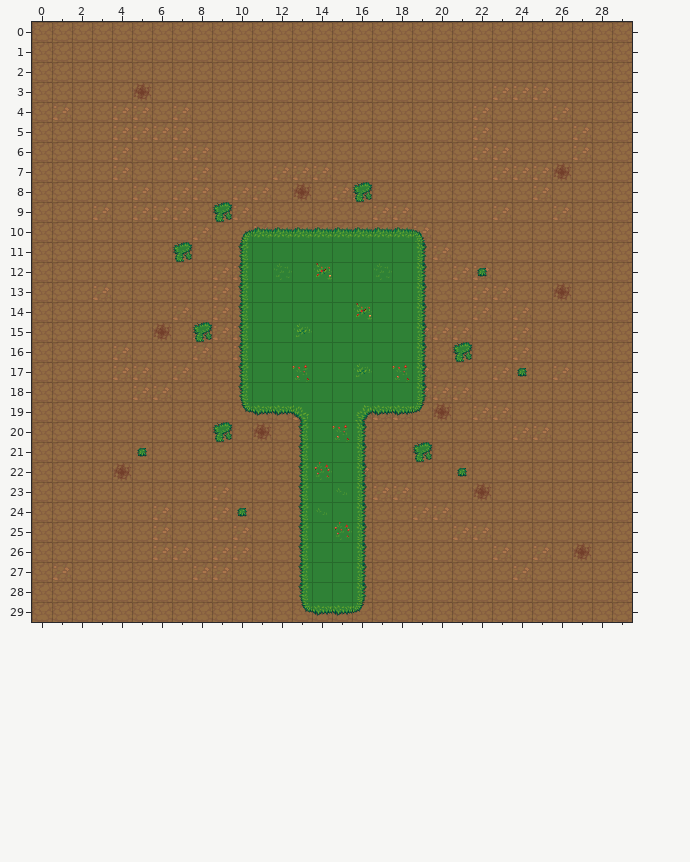
Tiled map: mystery/assets/maps/example.tmx. Above is the file before it was changed.
Cells are 32x32 px. Shown: x 0..29, y 0..29.
After:
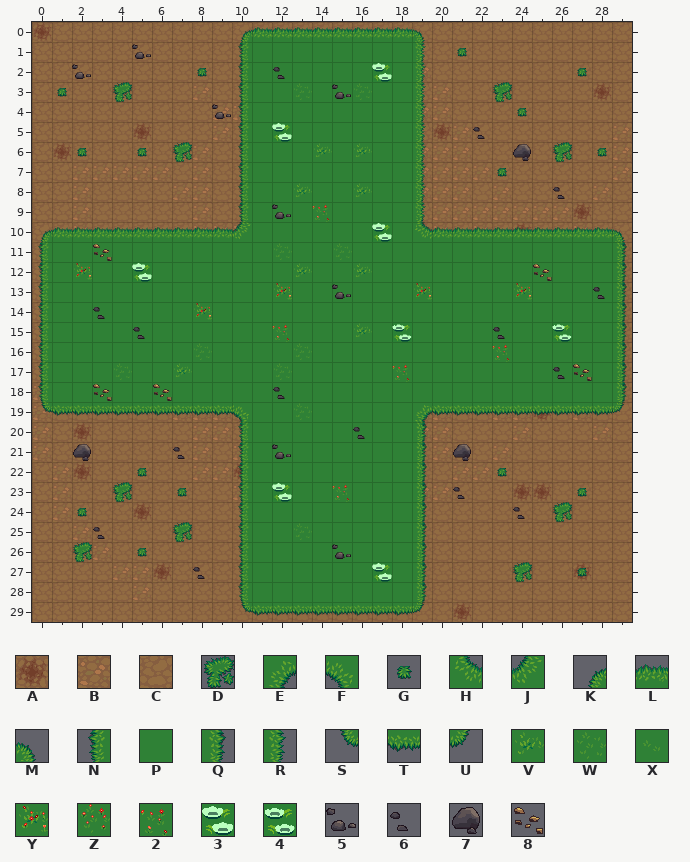
Key: from "terrain": A 163, B 164, C 165, D 192, E 193, F 194, G 224, H 225, J 226, K 256, L 257, M 258, N 288, P 289, Q 290, R 293, S 320, T 321, U 322, V 352, W 353, X 354, Y 355, Z 356, 2 357, 3 361, 4 362, 5 541, 6 542, 7 575, 8 605.
_ is an empty cell, # one hidden under a higher layer.
Tiles of an added or newly shown layer are drawn over the layers below it.
Diff:
Layer "back_0":
y 0: x 0 C -> A
y 1: x 15..17 CCC -> ###
y 2: x 14 C -> #; x 16..19 CCCC -> ###B
y 3: x 5 A -> C; x 8 C -> B; x 12 C -> #; x 14 C -> #; x 17..18 CC -> ##; x 20 C -> B; x 23..25 BBB -> CCC; x 28 C -> A
y 4: x 1 B -> C; x 4..5 BB -> CC; x 7 B -> C; x 9..11 CCC -> BB#; x 13..16 CCCC -> ####; x 19..20 CC -> BB; x 22 B -> C; x 26 B -> C
y 5: x 4..7 BBBB -> CACC; x 9 C -> B; x 11 C -> #; x 14 C -> #; x 16..18 CCC -> ###; x 20..22 CCB -> ABC; x 27 B -> C; x 29 C -> B
y 6: x 1 C -> A; x 4 B -> C; x 7 B -> C; x 12 C -> #; x 14 C -> #; x 16..23 CCCCCCBB -> ###BBBCC; x 27 B -> C; x 29 C -> B
y 7: x 2..3 CC -> BB; x 5..6 CC -> BB; x 12 B -> #; x 15..17 CCC -> ###; x 19..26 CCCCBBBA -> BBBBCCCC; x 29 C -> B
y 8: x 2 C -> B; x 5 B -> C; x 10..11 BB -> C#; x 13 A -> #; x 19..21 CCC -> BBB; x 23 C -> B; x 25 B -> C; x 28 C -> B
y 9: x 2..3 CB -> BC; x 5..8 BBBC -> CCCB; x 10..16 BCCCCCC -> C######; x 18 B -> #; x 20..22 CCC -> BBB; x 24..25 CC -> BB; x 27 C -> A
y 10: x 2 C -> B; x 9..10 CC -> BB; x 12 C -> #; x 15..18 CCCC -> ####; x 20 C -> B; x 22 C -> B; x 24 C -> A; x 27 C -> B
y 11: x 2 C -> #; x 8..9 CC -> ##; x 19..23 CBCCC -> #####; x 25 C -> #; x 27 C -> #
y 12: x 1 C -> #; x 3 C -> #; x 7 C -> #; x 19..20 CC -> ##; x 23 C -> #; x 25 C -> #; x 27..28 CC -> ##
y 13: x 10 C -> #; x 19..21 CCC -> ###; x 23..26 BCCA -> ####; x 28 C -> #
y 14: x 4 C -> #; x 7 B -> #; x 10 C -> #; x 22 B -> #; x 26 C -> #; x 28 C -> #
y 15: x 5..6 CA -> ##; x 8..9 BB -> ##; x 20..21 BB -> ##; x 25..28 CCCC -> ####
y 16: x 4..5 BC -> ##; x 8..9 BC -> ##; x 19..20 CC -> ##; x 23 C -> #; x 25..26 CC -> ##; x 28 C -> #
y 17: x 1..3 CCC -> ###; x 6 C -> #; x 8..10 CCC -> ###; x 19..20 BC -> ##; x 23..24 BC -> ##; x 26..27 BC -> ##
y 18: x 0 C -> B; x 5 B -> #; x 7..10 CCCC -> ####; x 19 B -> #; x 22 C -> #; x 24 C -> #; x 26..27 CC -> ##
y 19: x 0 C -> B; x 7..9 CCC -> BBB; x 12 C -> #; x 18 B -> #; x 20 A -> B; x 22 B -> C; x 24..25 CC -> BA; x 27 C -> B
y 20: x 0 C -> B; x 2 C -> A; x 8..9 CC -> BB; x 11..13 ACC -> ###; x 17..20 CCCC -> ##BB; x 25 B -> C; x 28 C -> B
y 21: x 0 C -> B; x 8 C -> B; x 10..12 CCC -> B##; x 16..18 CCC -> ###; x 20 C -> B; x 23 C -> B
y 22: x 1..2 CC -> BA; x 4 A -> C; x 8..10 CCC -> BBA; x 21..22 CC -> BB
y 23: x 1 C -> B; x 9..10 BC -> CB; x 16 C -> #; x 19..20 CC -> BB; x 22 A -> C; x 24..25 CC -> AA
y 24: x 1 C -> B; x 5..6 CB -> AC; x 9 B -> C; x 11..13 CCC -> ###; x 19..20 BB -> CC
y 25: x 2 C -> B; x 6 B -> C; x 10 B -> C; x 21..22 BB -> CC
y 26: x 3 C -> B; x 6..7 BB -> CC; x 9..10 BB -> CC; x 23 B -> C; x 25 B -> C; x 27 A -> C
y 27: x 1 B -> C; x 4..6 CCC -> BBA; x 8..9 BB -> CC; x 24 B -> C; x 27 C -> A
y 28: x 5 C -> B
y 29: x 21 C -> A
Layer "back_1":
y 0: x 10..19 __________ -> KLLLLLLLLM
y 1: x 10..19 __________ -> NPPPPPPPPR; x 21 _ -> G
y 2: x 8 _ -> G; x 10..19 __________ -> NPPPPPP3PR; x 27 _ -> G
y 3: x 1 _ -> G; x 4 _ -> D; x 10..19 __________ -> NPPWPPWPPR; x 23 _ -> D
y 4: x 10..19 __________ -> NPPPPPPPPR; x 24 _ -> G
y 5: x 10..19 __________ -> NP3PPPPPPR
y 6: x 2 _ -> G; x 5 _ -> G; x 7 _ -> D; x 10..19 __________ -> NPPPVPVPPR; x 26 _ -> D; x 28 _ -> G
y 7: x 10..19 __________ -> NPPPPPPPPR; x 23 _ -> G
y 8: x 10..19 ______D___ -> NPPVPPVPPR
y 9: x 9..19 D__________ -> _NPPP2PPPPR
y 10: x 0..29 __________KLLLLLLLLM__________ -> KLLLLLLLLLJPPPPPP3PHLLLLLLLLLM
y 11: x 0..10 _______D__N -> NPPPPPPPPPP; x 12 P -> W; x 15 P -> W; x 19..29 Q__________ -> PPPPPPPPPPQ
y 12: x 0..10 __________N -> NPYPP3PPPPP; x 12..14 WPY -> PVP; x 16..17 PW -> VP; x 19..29 Q__G_______ -> PPPPPPPPPPQ
y 13: x 0..10 __________N -> NPPPPPPPPPP; x 12 P -> Y; x 19..29 Q__________ -> YPPPPYPPPPQ
y 14: x 0..10 __________N -> NPPPPPPPYPP; x 16 Y -> P; x 19..29 Q__________ -> PPPPPPPPPPQ
y 15: x 0..10 ________D_N -> NPPPPPPPPPP; x 12..13 PV -> 2P; x 16 P -> V; x 18..29 PQ__________ -> 4PPPPPPP4PPQ
y 16: x 0..10 __________N -> NPPPPPPPWPP; x 13 P -> W; x 19..29 Q_D________ -> PPPP2PPPPPQ
y 17: x 0..10 __________N -> NPPPWPPVPPP; x 12..13 P2 -> WP; x 16 V -> P; x 19..29 Q____G_____ -> PPPPPPPPPPQ
y 18: x 0..10 __________N -> NPPPPPPPPPP; x 19..29 Q__________ -> PPPPPPPPPPQ
y 19: x 0..13 __________STTF -> STTTTTTTTTFPPW; x 16..29 ETTU__________ -> PPPETTTTTTTTTU
y 20: x 9..13 D___N -> _NPPP; x 15..19 2Q___ -> PPPPQ
y 21: x 5 G -> _; x 10..13 ___N -> NPPP; x 16..19 Q__D -> PPPQ
y 22: x 5 _ -> G; x 10..14 ___NZ -> NPPPP; x 16..19 Q___ -> PPPQ; x 21 G -> _; x 23 _ -> G
y 23: x 4 _ -> D; x 7 _ -> G; x 10..13 ___N -> NP3P; x 15..19 XQ___ -> 2PPPQ; x 27 _ -> G
y 24: x 2 _ -> G; x 10..14 G__NX -> NPPPP; x 16..19 Q___ -> PPPQ; x 26 _ -> D
y 25: x 7 _ -> D; x 10..13 ___N -> NPPW; x 15..19 ZQ___ -> PPPPQ
y 26: x 2 _ -> D; x 5 _ -> G; x 10..13 ___N -> NPPP; x 16..19 Q___ -> PPPQ
y 27: x 10..13 ___N -> NPPP; x 16..19 Q___ -> P3PQ; x 24 _ -> D; x 27 _ -> G
y 28: x 10..13 ___N -> NPPP; x 16..19 Q___ -> PPPQ
y 29: x 10..13 ___S -> STTT; x 16..19 U___ -> TTTU
Layer "back_2" (added):
y 1: x 5 _ -> 5
y 2: x 2 _ -> 5; x 12 _ -> 6
y 3: x 15 _ -> 5
y 4: x 9 _ -> 5
y 5: x 22 _ -> 6
y 6: x 24 _ -> 7
y 8: x 26 _ -> 6
y 9: x 12 _ -> 5
y 11: x 3 _ -> 8
y 12: x 25 _ -> 8
y 13: x 15 _ -> 5; x 28 _ -> 6
y 14: x 3 _ -> 6
y 15: x 5 _ -> 6; x 23 _ -> 6
y 17: x 26..27 __ -> 68
y 18: x 3 _ -> 8; x 6 _ -> 8; x 12 _ -> 6
y 20: x 16 _ -> 6
y 21: x 2 _ -> 7; x 7 _ -> 6; x 12 _ -> 5; x 21 _ -> 7
y 23: x 21 _ -> 6
y 24: x 24 _ -> 6
y 25: x 3 _ -> 6
y 26: x 15 _ -> 5
y 27: x 8 _ -> 6
Where, in picture pixels (left, top, right, bottom), the same in both pictures:
changed: (32, 23, 632, 621)
